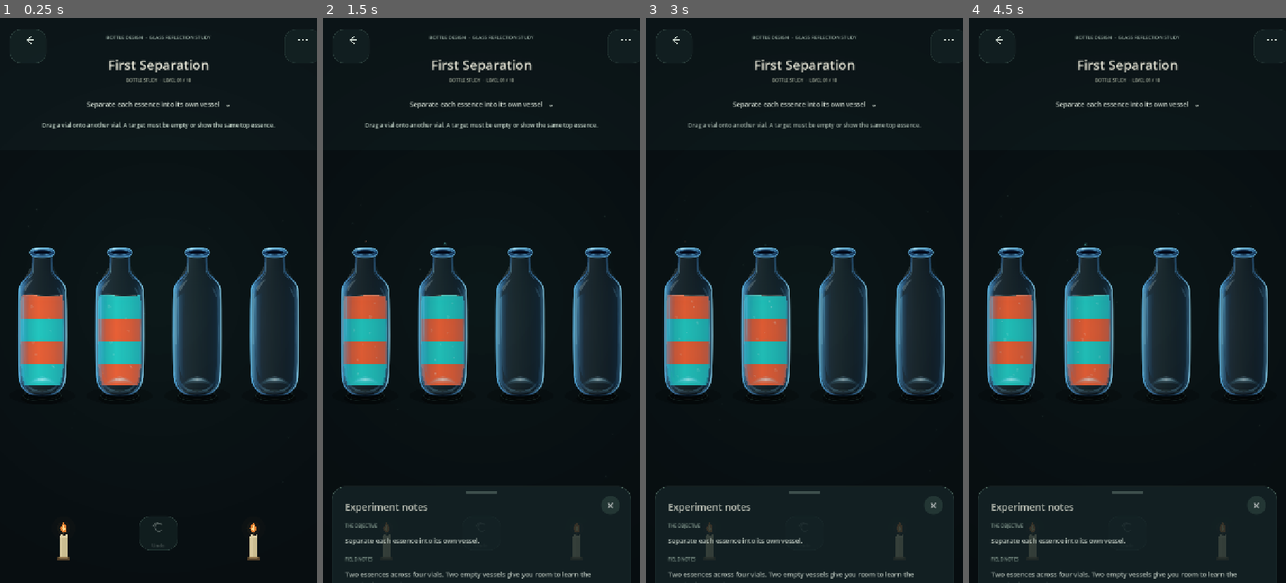
Above: before the commit, frames 1-4 (left to right).
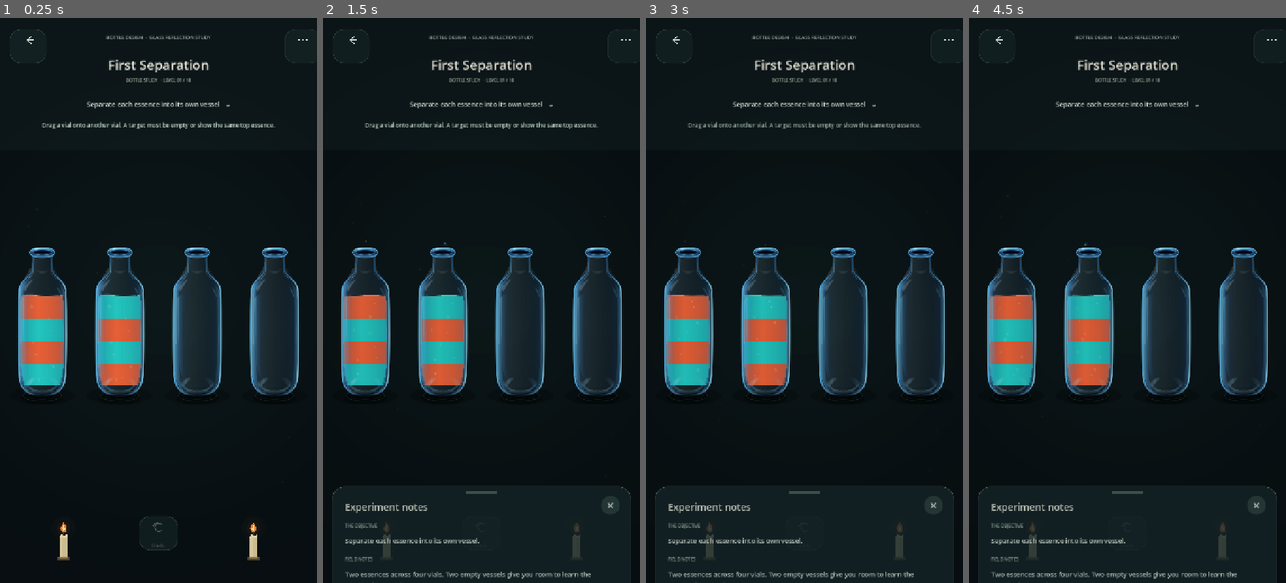
Above: after the commit, the same moments.

Repository: Kryodo/spell-sort-game
Game: Godot game, scene res://scenes/test_tube_sorting_board.tscn
Same seed, same stepped clock (60 frames per second), same inputs: the game is played once before the commit and once after it. This scene is started directly instead of the project's main scene.
Inputs:
- Up to frame 1 (0.25 s): no input
- Up to frame 2 (1.5 s): click "Separate each essence into it…" at 0.5 s; click "×" at 1.25 s
- Up to frame 3 (3 s): click "Separate each essence into it…" at 2 s; click "×" at 2.75 s
- Up to frame 4 (4.5 s): click "Separate each essence into it…" at 3.5 s; click "×" at 4.25 s

The runs differ from the first frame. In frame 1, 0.2% of the frame differs, in the area x 9-90%, y 63-65%; in frame 2, 0.2%; in frame 3, 0.2%; in frame 4, 0.2%.

Commit message:
Refine bottle base Fresnel and hide it during pours

Diff:
--- /dev/null
+++ b/assets/environments/SpellSort_LabBottle_BaseRefraction.svg
@@ -0,0 +1,42 @@
+<svg xmlns="http://www.w3.org/2000/svg" width="160" height="365" viewBox="0 0 160 365">
+  <defs>
+    <linearGradient id="leftCrescent" x1="0" y1="0" x2="1" y2="0">
+      <stop offset="0" stop-color="#70c8f2" stop-opacity="0"/>
+      <stop offset=".18" stop-color="#8bd8fa" stop-opacity=".10"/>
+      <stop offset=".55" stop-color="#c1efff" stop-opacity=".22"/>
+      <stop offset=".82" stop-color="#8dd9f7" stop-opacity=".12"/>
+      <stop offset="1" stop-color="#5ca9d5" stop-opacity="0"/>
+    </linearGradient>
+    <linearGradient id="rightCrescent" x1="0" y1="0" x2="1" y2="0">
+      <stop offset="0" stop-color="#5ca9d5" stop-opacity="0"/>
+      <stop offset=".25" stop-color="#8bd8fa" stop-opacity=".08"/>
+      <stop offset=".62" stop-color="#b8edff" stop-opacity=".15"/>
+      <stop offset="1" stop-color="#70c8f2" stop-opacity="0"/>
+    </linearGradient>
+    <linearGradient id="leftEdgeGlint" x1="0" y1="0" x2="1" y2="0">
+      <stop offset="0" stop-color="#83d8ff" stop-opacity="0"/>
+      <stop offset=".45" stop-color="#d5f7ff" stop-opacity=".30"/>
+      <stop offset="1" stop-color="#83d8ff" stop-opacity="0"/>
+    </linearGradient>
+  </defs>
+
+  <!-- Stronger left-side caustic, fading away before the middle. -->
+  <path d="M36 327
+    C43 315 54 307 69 305
+    C64 311 57 318 51 326
+    C46 329 40 329 36 327 Z"
+    fill="url(#leftCrescent)" opacity=".72"/>
+  <path d="M42 323
+    C49 314 58 309 67 307
+    C61 312 55 318 50 324 Z"
+    fill="url(#leftEdgeGlint)" opacity=".32"/>
+
+  <!-- A deliberate dark gap through the centre keeps it from reading as a line. -->
+
+  <!-- Much fainter reflected touch on the right. -->
+  <path d="M94 305
+    C108 307 119 315 124 327
+    C120 329 114 329 109 326
+    C104 318 99 311 94 305 Z"
+    fill="url(#rightCrescent)" opacity=".58"/>
+</svg>
--- a/assets/environments/SpellSort_LabBottle_Glass.svg
+++ b/assets/environments/SpellSort_LabBottle_Glass.svg
@@ -42,23 +42,12 @@
       <stop offset=".72" stop-color="#8edfff" stop-opacity=".28"/>
       <stop offset="1" stop-color="#315f91" stop-opacity=".05"/>
     </linearGradient>
-    <linearGradient id="innerBaseBloom" x1="0" y1="0" x2="1" y2="0">
-      <stop offset="0" stop-color="#579dcc" stop-opacity="0"/>
-      <stop offset=".12" stop-color="#65b7e5" stop-opacity=".07"/>
-      <stop offset=".32" stop-color="#91d9f7" stop-opacity=".14"/>
-      <stop offset=".50" stop-color="#a8e8ff" stop-opacity=".18"/>
-      <stop offset=".68" stop-color="#91d9f7" stop-opacity=".14"/>
-      <stop offset=".88" stop-color="#65b7e5" stop-opacity=".07"/>
-      <stop offset="1" stop-color="#579dcc" stop-opacity="0"/>
-    </linearGradient>
-    <linearGradient id="innerBaseFresnel" x1="0" y1="0" x2="1" y2="0">
-      <stop offset="0" stop-color="#69bce9" stop-opacity="0"/>
-      <stop offset=".14" stop-color="#86d5f7" stop-opacity=".15"/>
-      <stop offset=".34" stop-color="#b5efff" stop-opacity=".34"/>
-      <stop offset=".50" stop-color="#e0faff" stop-opacity=".48"/>
-      <stop offset=".66" stop-color="#b5efff" stop-opacity=".34"/>
-      <stop offset=".86" stop-color="#86d5f7" stop-opacity=".15"/>
-      <stop offset="1" stop-color="#69bce9" stop-opacity="0"/>
+    <linearGradient id="neckFrontGlint" x1="0" y1="0" x2="1" y2="0">
+      <stop offset="0" stop-color="#a8eaff" stop-opacity="0"/>
+      <stop offset=".24" stop-color="#c5f3ff" stop-opacity=".045"/>
+      <stop offset=".50" stop-color="#e0faff" stop-opacity=".095"/>
+      <stop offset=".76" stop-color="#c5f3ff" stop-opacity=".045"/>
+      <stop offset="1" stop-color="#a8eaff" stop-opacity="0"/>
     </linearGradient>
     <linearGradient id="rimGlass" x1="0" y1="0" x2="0" y2="1">
       <stop offset="0" stop-color="#92e2ff" stop-opacity=".88"/>
@@ -150,6 +139,13 @@
       C58 79 54 87 47 94
       C39 101 35 108 34 122 Z"
       fill="url(#shoulderReflection)"/>
+    <!-- Extremely faint front catchlight where the straight neck rolls into the shoulder. -->
+    <path d="M59 55
+      C65 62 72 65 80 66
+      C88 65 95 62 101 55
+      C97 65 90 70 80 71
+      C70 70 63 65 59 55 Z"
+      fill="url(#neckFrontGlint)"/>
 
     <path d="M31 118 C31 152 30 190 31 231"
       fill="none" stroke="#a3eaff" stroke-opacity=".22"
@@ -171,20 +167,6 @@
       C117 330 102 342 80 345
       C58 342 43 330 38 308 Z"
       fill="url(#baseReflection)" opacity=".94"/>
-    <!-- Far inner edge of the rounded base: a soft Fresnel crescent,
-         broad and transparent rather than a hard contour line. -->
-    <path d="M39 330
-      C50 313 64 305 80 304
-      C96 305 110 313 121 330
-      C109 322 96 318 80 318
-      C64 318 51 322 39 330 Z"
-      fill="url(#innerBaseBloom)"/>
-    <path d="M50 321
-      C59 312 69 308 80 308
-      C91 308 101 312 110 321
-      C101 316 91 313 80 313
-      C69 313 59 316 50 321 Z"
-      fill="url(#innerBaseFresnel)"/>
   </g>
 
   <!-- Main contour: layered glow below a restrained crisp glass edge. -->
--- a/scripts/alchemy_bottle.gd
+++ b/scripts/alchemy_bottle.gd
@@ -76,6 +76,11 @@
 	_visual_contents = contents.duplicate()
 	_liquid_level = clampf(level, 0.0, float(CAPACITY))
 	queue_redraw()
+
+func set_pour_refraction_visible(_visible: bool) -> void:
+	# Optional vessel-specific optical detail; standard vessels have none.
+	pass
+
 
 
 
--- a/scripts/dark_sorting_slots_prototype.gd
+++ b/scripts/dark_sorting_slots_prototype.gd
@@ -1360,6 +1360,8 @@
 	target.call("trigger_slosh", 0.12)
 	_set_status("Pouring %s essence..." % essence.capitalize())
 
+	# Hide the receiver's far-base refraction while moving liquid is visible.
+	target.call("set_pour_refraction_visible", false)
 	_pour_stream_active = true
 	_stream_shape.color = Color(_pour_color.r, _pour_color.g, _pour_color.b, 1.0)
 	_stream_shape.visible = true
@@ -1376,6 +1378,8 @@
 	await pour_tween.finished
 
 	_pour_stream_active = false
+	# Restore the optical reflection after the incoming stream has stopped.
+	target.call("set_pour_refraction_visible", true)
 	target.call("set_front_mouth_lip_active", false)
 	target.z_index = target_original_z
 	_stream_shape.visible = false
--- a/scripts/test_tube_vial.gd
+++ b/scripts/test_tube_vial.gd
@@ -5,7 +5,10 @@
 # gradient-rich vector overlay so reflections read as glass, not drawn stripes.
 
 const GLASS_ART: Texture2D = preload("res://assets/environments/SpellSort_LabBottle_Glass.svg")
+const BASE_REFRACTION_ART: Texture2D = preload("res://assets/environments/SpellSort_LabBottle_BaseRefraction.svg")
 const BOTTLE_BODY_WIDTH_RATIO := 0.70
+
+var _pour_refraction_visible := true
 const BOTTLE_BODY_TOP_RATIO := 0.055
 const BOTTLE_BODY_HEIGHT_RATIO := 0.89
 
@@ -46,6 +49,13 @@
 	# is needed when a pouring stream crosses the opening.
 	pass
 
+func set_pour_refraction_visible(visible: bool) -> void:
+	if _pour_refraction_visible == visible:
+		return
+	_pour_refraction_visible = visible
+	queue_redraw()
+
+
 
 func _draw_glass_back(rect: Rect2) -> void:
 	# Keep the established translucent body shading underneath the live liquid.
@@ -53,6 +63,10 @@
 
 
 func _draw_glass_overlay() -> void:
-	# The vector overlay supplies the outer contour, layered reflections,
-	# rounded base depth and rolled mouth in one coherent glass-lighting pass.
+	# The main vector overlay supplies the bottle contour, wall reflections,
+	# shoulder light, rounded base and rolled mouth.
 	draw_texture_rect(GLASS_ART, Rect2(Vector2.ZERO, size), false, Color.WHITE)
+	# The far-base refraction is a separate pass so it can disappear while
+	# incoming liquid is moving through the receiver.
+	if _pour_refraction_visible:
+		draw_texture_rect(BASE_REFRACTION_ART, Rect2(Vector2.ZERO, size), false, Color.WHITE)
Not shown, changed: docs/atelier-opening-prototype.md
